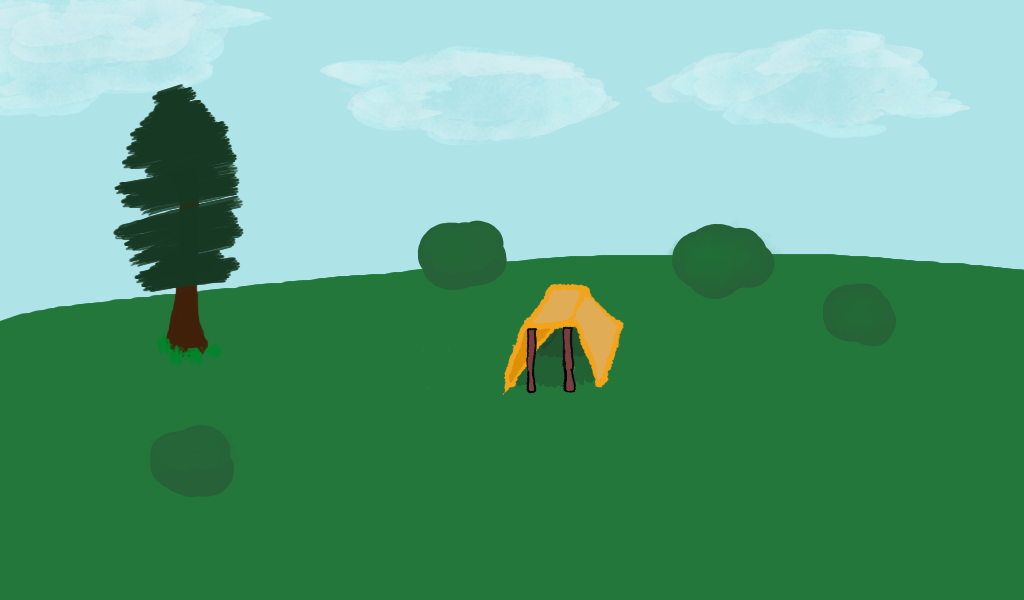
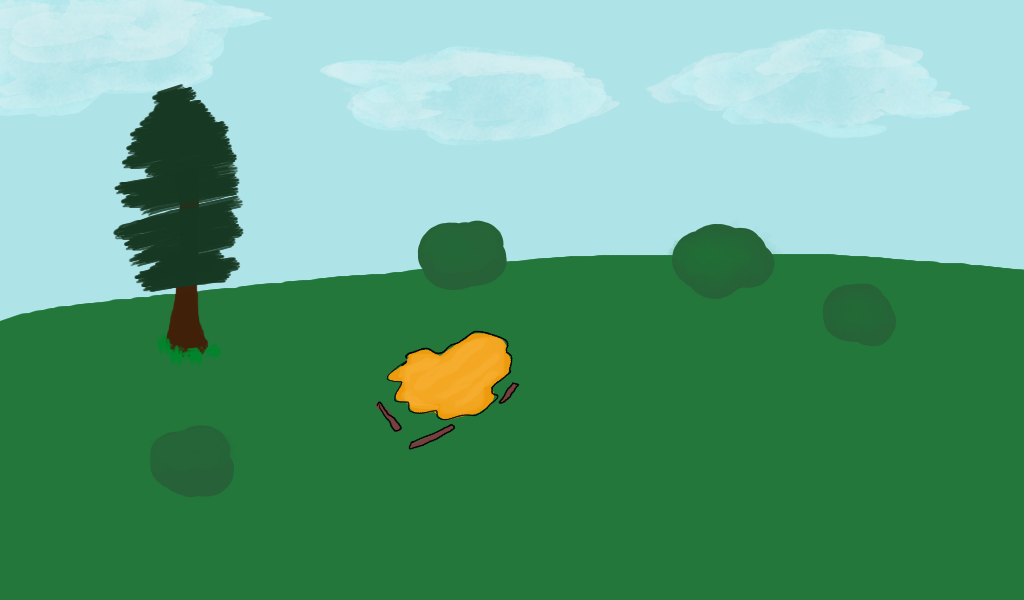
Before/after of a 1024px x 600px layered artwork. What changed in the layer stack:
hid group "Copy of camp1" (1st of 2) (5 layers) over [375, 283, 624, 450]
showed group "camp0" (3 layers) over [375, 320, 576, 450]
